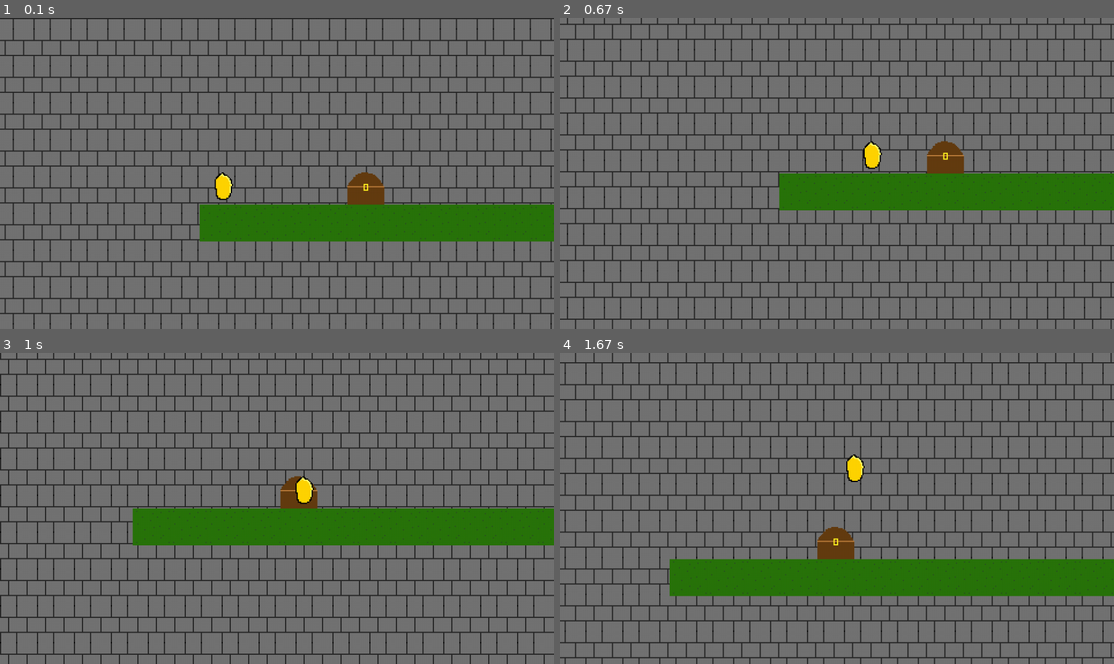
Above: before the commit, frames 1-4 (two rows, left to right).
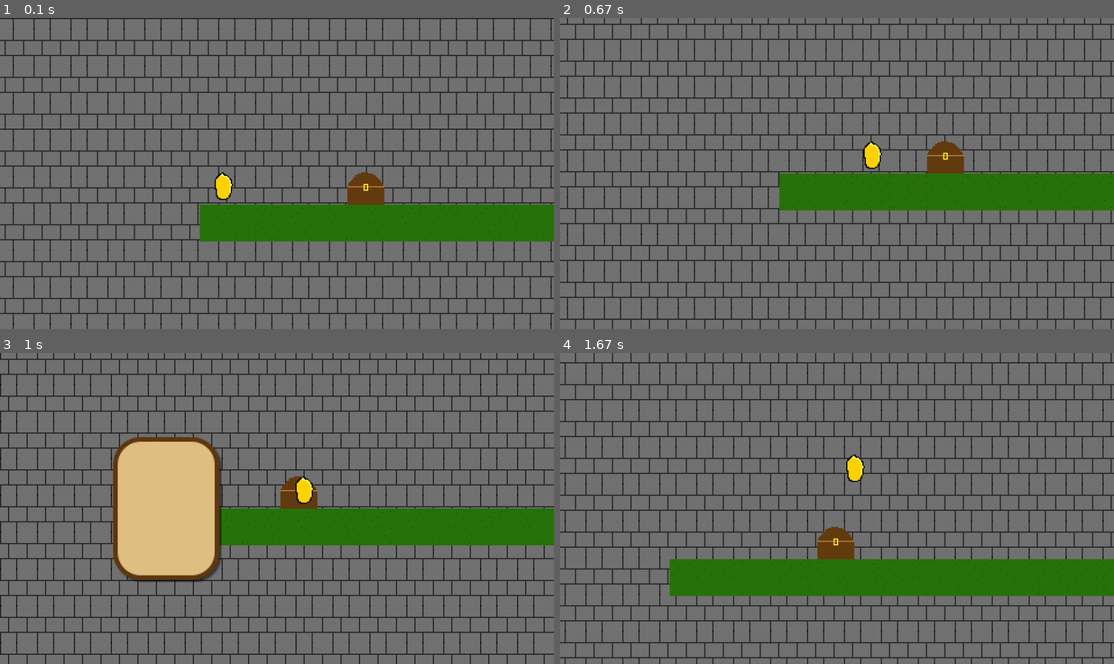
Above: after the commit, the same moments.

Repository: Firedan1176/Pygame-Platformer
Game: pygame game, started from game.py
Same seed, same stepped clock (60 frames per second), same inputs: the game is played once before the commit and once after it.
Inputs:
- Up to frame 1 (0.1 s): no input
- Up to frame 2 (0.67 s): hold E from 0.33 s (still down); hold Right from 0.33 s (still down)
- Up to frame 3 (1 s): release E at 0.8 s; release Right at 0.8 s; tap E at 0.83 s
- Up to frame 4 (1.67 s): tap E at 1.17 s; tap Space at 1.5 s

Frames 1-2 are identical in both runs. In frame 3, 8.7% of the frame differs, in the area x 20-40%, y 27-74%; in frame 4, nothing differs.

Commit message:
Chest, 9slice, ModalWindow
Added a Chest object that can be opened with interaction key. Modified physics to call callbacks using a collisionData tuple list that sends both the object reference and its normal.  Added 9-slice type to sprite loading. Added ModalWindow object to UI class.

Diff:
--- a/game.py
+++ b/game.py
@@ -8,16 +8,16 @@
 import sys
 import ui
 from pygame.locals import *
+from local import *
 from objects import *
 import player
 import objects
 import sprite2
 
+if not __name__ == "__main__":
+    sys.exit(0)
+
 pygame.init()
-
-SCREENWIDTH = 480
-SCREENHEIGHT = 270
-SCALEFACTOR = 2
 
 gameScreen = pygame.Surface((SCREENWIDTH, SCREENHEIGHT))
 display = pygame.display.set_mode((SCREENWIDTH * SCALEFACTOR, SCREENHEIGHT * SCALEFACTOR))
@@ -25,8 +25,14 @@
 
 clock = pygame.time.Clock()
 
+
+#####Debug stuff here
+
 scene = loading.load("test_map02")
 
+
+
+#####
 camera = Camera(15)
 camera.setTarget(player.getPlayer())
 
--- a/graphics.py
+++ b/graphics.py
@@ -7,11 +7,11 @@
 
 class Camera(GameObject):
 
+    targetSpeed = 0.2
 
     def __init__(self, z = 15):
         super().__init__(z)
         self.target = None #Call setTarget to set a target for the camera to follow
-        self.targetSpeed = 0.2
 
     #TODO: Add chunking of objects for complex scenes
     def render(self, display):
@@ -20,14 +20,14 @@
 
             #Smooth camera movement
             #TODO: Add borders for edges of map???
-            goal = (self.target.position - screen_center) / (self.target.z)
+            goal = (self.target.position - screen_center) / self.target.z
             self.position = Vector2.lerp(self.position, goal, self.targetSpeed)
 
 
         for obj in objects.getObjectsOfType(GameObject):
             #Excluded GameObjects
             if obj.__class__ in [Camera]: continue
-            if obj.visible and obj.tex and obj.z < self.z:
+            if obj.visible and obj.z < self.z:
                 #Reorient the position
                 new_pos = Vector2(obj.position.x, display.get_height() - obj.position.y - obj.scale.y)
 
@@ -35,7 +35,7 @@
                 new_pos -= Vector2(self.position.x, -self.position.y) * obj.z
 
 
-                display.blit(obj.tex, new_pos)
+                display.blit(obj.getSprite(), new_pos)
 
     """Set the target of the camera to follow a GameObject"""
     def setTarget(self, obj):
--- a/loading.py
+++ b/loading.py
@@ -18,7 +18,8 @@
 CLASSES = {
         "GameObject":objects.GameObject,
         "Entity":objects.Entity,
-        "Player":player.Player
+        "Player":player.Player,
+        "Chest":objects.Chest
     }
 #Ignore these keywords in the json
 IGNORE_TYPES = ["version"]
@@ -69,11 +70,11 @@
         _obj.scale = scale
 
         #Set tex to straight magenta to indicate errors if not loaded
-        _obj.tex = pygame.Surface(_obj.scale)
-        _obj.tex.fill((255, 0, 255))
+        _obj.sprite = pygame.Surface(_obj.scale)
+        _obj.sprite.fill((255, 0, 255))
         for _key, _value in self._attribs.items():
             if _key == "tex":
-                _obj.tex = sprite2.loadSprite(_value, texmode, scale)
+                _obj.sprite = sprite2.loadSprite(_value, texmode, scale)
             else: setattr(_obj, _key, _value)
 
         return _obj
--- /dev/null
+++ b/local.py
@@ -0,0 +1,3 @@
+SCREENWIDTH = 480
+SCREENHEIGHT = 270
+SCALEFACTOR = 2
--- a/objects.py
+++ b/objects.py
@@ -3,6 +3,7 @@
 import utils
 import physics
 import sprites
+import ui
 
 scene_gameobjects = []
 
@@ -48,6 +49,9 @@
         elif type(dx) == int and type(dy) == int:
             self.position += Vector2(dx,dy)
 
+    def getSprite(self):
+        return self.sprite
+
 """
 Object which has physics interactions
 """
@@ -61,6 +65,54 @@
 
         def __str__(self):
             return "Entity " + str(self.position)
+
+"""
+An entity that holds objects for the player.
+"""
+class Chest(Entity):
+    def __init__(self, z = 1, position = Vector2(0, 0), items = [], capacity = 32):
+        super().__init__(z, position, Vector2(32, 2), True, False, Vector2(0, 0))
+        self._items = items
+        self.opened = False
+        self.window = ui.ModalWindow(pos = "center", size = (96, 128))
+        self.window.offsetPosition((-96, 0))
+        self.window.visible = False
+
+    def __str__(self):
+        return "Chest " + str(self.position)
+
+    """Add an item to the Chest. Returns True if successfully added."""
+    def addItem(self, item):
+        if len(self._items) == self.capacity:
+            return False
+        self._items += item
+        return True
+
+    """Removes an item from the Chest. Returns True if successfully removed."""
+    def removeItem(self, item):
+        if item in self._items:
+            self._items.remove(item)
+            return True
+        return False
+
+    def updateWindow(self):
+        for item in self._items:
+            pass
+            #TODO: parent items to the ModalWindow as Text objects
+
+    def interact(self, player):
+        if not self.opened:
+            player.frozen = True
+            print("Open chest!")
+            self.updateWindow()
+            self.window.visible = True
+            self.opened = True
+        else:
+            player.frozen = False
+            print("Close chest!")
+            self.window.visible = False
+            self.opened = False
+
 
 #Returns sublist of scene_gameobjects if it's the same classtype or one of its inherited are
     #i.e. Entity will return all entities and classes that inherit from Entity (i.e. Player, Enemy, etc.)
--- a/physics.py
+++ b/physics.py
@@ -28,33 +28,45 @@
         obj.velocity += gravity
         obj.velocity.y = utils.clamp(-terminal_velocity, terminal_velocity, obj.velocity.y)
         obj.position.x += obj.velocity.x
-        col_normal = Vector2(0, 0)
+        collisionData = []
         for col in getCollisions(obj, phys_objs):
-            if not col.collisions:
-                #Do not apply collisions, trigger type only
-                continue
+            data = (col, Vector2(0, 0))
+            collisionData.append(data)
             #Moving right? obj's right side = collider's left side
             if obj.velocity.x > 0:
-                obj.position.x = col.position.x - obj.scale.x
-                obj.velocity.x = 0
-                col_normal.x = 1
+                if col.collisions:
+                    obj.velocity.x = 0
+                    obj.position.x = col.position.x - obj.scale.x
+                data[1].x = 1
             elif obj.velocity.x < 0:
-                obj.velocity.x = 0
-                obj.position.x = col.position.x + col.scale.x
-                col_normal.x = -1
+                if col.collisions:
+                    obj.velocity.x = 0
+                    obj.position.x = col.position.x + col.scale.x
+                data[1].x = -1
         obj.position.y += obj.velocity.y
+
         for col in getCollisions(obj, phys_objs):
-            if not col.collisions:
-                #Do not apply collisions, trigger type only
-                continue
+            data = None
+            for x in collisionData:
+                if col == x[0]:
+                    data = x
+                    break
+            if not data:
+                data = (col, Vector2(0, 0))
+                collisionData.append(data)
+
             if obj.velocity.y > 0:
-                obj.velocity.y = 0
-                obj.position.y = col.position.y - obj.scale.y
-                col_normal.y = 1
+                if col.collisions:
+                    obj.velocity.y = 0
+                    obj.position.y = col.position.y - obj.scale.y
+                data[1].y = 1
             elif obj.velocity.y < 0:
-                obj.velocity.y = 0
-                obj.position.y = col.position.y + col.scale.y
-                col_normal.y = -1
+                if col.collisions:
+                    obj.velocity.y = 0
+                    obj.position.y = col.position.y + col.scale.y
+                data[1].y = -1
 
+        obj.collisionData = collisionData
+        #Call functions
         for callback in obj.collisionCallbacks:
-            callback(col_normal)
+            callback(collisionData)
--- a/player.py
+++ b/player.py
@@ -10,14 +10,31 @@
 class Player(objects.Entity):
 
     speed = 5
+    frozen = False
     jumpSpeed = 10
     inertia = 0.1   #Higher value stops player movement faster
     jump_off_wall = True
     wallFriction = 0.6 #0-1. Higher value causes less friction
 
+    def __init__(self, z = 10):
+        super().__init__(z)
+        self.static = False
+        self.jumped = False
+        self.wall_hug = False
+        inputcontrol.createAxis("Move Horizontal", K_RIGHT, K_LEFT, self.move)
+        inputcontrol.createInput("Attack", 1, KEYDOWN, self.attack)
+        inputcontrol.createInput("Jump", K_SPACE, KEYDOWN, self.jump)
+        inputcontrol.createInput("Interact", K_e, KEYDOWN, self.interact)
+        self.collisionCallbacks.append(self.checkJump)
+
     """Applies velocity to the player from raw input"""
     def move(self, val):
-        self.velocity = Vector2.lerp(self.velocity, Vector2(val * self.speed, self.velocity.y), self.inertia)
+        if self.frozen:
+            #Move to a stop
+            self.velocity = Vector2.lerp(self.velocity, Vector2(0, 0), self.inertia)
+        else:
+            #Regular movement
+            self.velocity = Vector2.lerp(self.velocity, Vector2(val * self.speed, self.velocity.y), self.inertia)
 
     def jump(self, val):
         if self.wall_hug:
@@ -28,25 +45,23 @@
         self.jumped = True
         self.velocity = Vector2(self.velocity.x, self.jumpSpeed)
 
-    def checkJump(self, val):
-        #Reset jumped if landed on a flat surface
-        if val.y == -1:
-            self.jumped = False
-        if val.x != 0:
-            self.wall_hug = val.x
-            self.velocity.y *= self.wallFriction
-        else: self.wall_hug = None
+    def checkJump(self, collisions):
+        for pair in collisions:
+            if pair[0].collisions:
+                #Reset jumped if landed on a flat surface
+                if pair[1][1] == -1:
+                    self.jumped = False
+                #Hugging a wall right now
+                if pair[1][0] != 0:
+                    self.wall_hug = pair[1][0]
+                    self.velocity.y *= self.wallFriction
+                else: self.wall_hug = None
 
     def attack(self, x):
         print("Attack!")
 
-
-    def __init__(self, z = 10):
-        super().__init__(z)
-        self.static = False
-        self.jumped = False
-        self.wall_hug = False
-        inputcontrol.createAxis("Move Horizontal", K_RIGHT, K_LEFT, self.move)
-        inputcontrol.createInput("Attack", 1, KEYDOWN, self.attack)
-        inputcontrol.createInput("Jump", K_SPACE, KEYDOWN, self.jump)
-        self.collisionCallbacks.append(self.checkJump)
+    def interact(self, val):
+        for pair in self.collisionData:
+            if not pair[0].collisions:
+                pair[0].interact(self)
+                break #Remove this line to have multi-entity interactions
--- a/sprite2.py
+++ b/sprite2.py
@@ -2,8 +2,10 @@
 
 loadedSprites = {}
 
-"""Load a sprite. Mode can be None, 'stretch', or 'tile', where scale is the size of the object."""
-def loadSprite(filename, mode = None, scale = None):
+"""Load a sprite. Mode can be None, 'stretch', 'tile', or '9slice',
+where scale is the size of the object. Set exclude to True to exclude it from the
+sprite list. Use this when scaling sprites every frame, etc."""
+def loadSprite(filename, mode = None, scale = None, exclude = False):
     if filename in loadedSprites:
         return loadedSprites[filename]
 
@@ -20,9 +22,46 @@
 
         elif mode == "stretch" and scale:
             raise NotImplementedError()
+        elif mode == "9slice" and scale:
+            sourceSize = _surf.get_size()
+            cellSize = tuple(x // 3 for x in sourceSize)
+            #Clamp the size to be >= minimum cellSize
+            scale = (scale[0] if scale[0] > cellSize[0] * 2 else cellSize[0] * 2, scale[1] if scale[1] > cellSize[1] * 2 else cellSize[1] * 2)
+
+            #Final result
+            joint = pygame.Surface(scale, flags = pygame.SRCALPHA)
+
+            #Top, Bottom, Left, Right
+            horzSurf = pygame.Surface((cellSize[0], sourceSize[1]), flags = pygame.SRCALPHA)
+            vertSurf = pygame.Surface((sourceSize[0], cellSize[0]), flags = pygame.SRCALPHA)
+
+            #Topleft, Topright, Bottomleft, Bottomright
+            joint.blit(_surf, (0, 0), area = pygame.Rect((0, 0), tuple(x // 3 for x in sourceSize)))
+            joint.blit(_surf, (scale[0] - cellSize[0], 0), area = pygame.Rect((cellSize[0] * 2, 0), tuple(x // 3 for x in sourceSize)))
+            joint.blit(_surf, (0, scale[1] - cellSize[1]), area = pygame.Rect((0, (cellSize[1] * 2)), tuple(x // 3 for x in sourceSize)))
+            joint.blit(_surf, (scale[0] - cellSize[0], scale[1] - cellSize[1]), area = pygame.Rect((cellSize[0] * 2, cellSize[1] * 2), tuple(x // 3 for x in sourceSize)))
+
+            horzSurf.blit(_surf, (0, 0), area = pygame.Rect((cellSize[0], 0), (cellSize[0], sourceSize[1])))
+            vertSurf.blit(_surf, (0, 0), area = pygame.Rect((0, cellSize[1]), (sourceSize[0], cellSize[1])))
+
+            horzSurf = pygame.transform.scale(horzSurf, (scale[0], sourceSize[1]))
+            vertSurf = pygame.transform.scale(vertSurf, (sourceSize[0], scale[1]))
+
+            midSurf = pygame.transform.scale(_surf, scale)
+
+            joint.blit(horzSurf, (cellSize[0], 0), area = pygame.Rect((cellSize[0], 0), (scale[0] - (cellSize[0] * 2), cellSize[1])))
+            joint.blit(horzSurf, (cellSize[0], scale[1] - cellSize[1]), area = pygame.Rect((cellSize[0], cellSize[1] * 2), (scale[0] - (cellSize[0] * 2), cellSize[1])))
+            joint.blit(vertSurf, (0, cellSize[1]), area = pygame.Rect((0, cellSize[1]), (cellSize[0], scale[1] - (cellSize[1] * 2))))
+            joint.blit(vertSurf, (scale[0] - cellSize[1], cellSize[1]), area = pygame.Rect((cellSize[0] * 2, cellSize[1]), (cellSize[0], scale[1] - (cellSize[1] * 2))))
+
+            #Center
+            joint.blit(midSurf, cellSize, area = pygame.Rect(cellSize, (scale[0] - cellSize[0] * 2, scale[1] - cellSize[1] * 2)))
+            _surf = joint
     except Exception as e:
         raise IOError('There was an error loading sprite \'' + filename + '\':\n' + str(e))
     else:
-        new_name = filename + ("_" + str(mode) if mode else "") + ("_" + str(scale) if scale else "")
-        loadedSprites[new_name] = _surf
+        #Add to master sprite list if it's wanted
+        if not exclude:
+            new_name = filename + ("_" + str(mode) if mode else "") + ("_" + str(scale) if scale else "")
+            loadedSprites[new_name] = _surf
         return _surf
--- a/ui.py
+++ b/ui.py
@@ -1,4 +1,6 @@
 import pygame
+import sprite2
+from local import *
 
 _uiElements = []
 """Class used to define UI elements on screen"""
@@ -10,6 +12,8 @@
         self._color = color
         self._surface.fill(color)
 
+        self.visible = True
+
         global _uiElements
         _uiElements.append(self)
 
@@ -20,6 +24,12 @@
         if not Panel in target._class_.mro():
             raise TypeError('Target parent must derive from Panel')
         self._parent = target
+
+    def offsetPosition(self, position):
+        self._rect = self._rect.move(position)
+
+    def setPosition(self, position):
+        self._rect.topleft = position
 
 class Text(Panel):
     def __init__(self, pos = (0, 0), text = "", textColor = (255, 255, 255), size = 1):
@@ -43,7 +53,32 @@
     def setPosition(self, position):
         self._rect = pygame.Rect(position[0], position[1], self._rect.w, self._rect.h)
 
+    def render(self, display):
+        display.blit(self._surface, self._rect)
+
+class ModalWindow(Panel):
+
+    GENERIC = "art/ui/modal_generic.png"
+
+
+    def __init__(self, pos = (0, 0), size = (96, 96), windowType = GENERIC):
+        #TODO: Expand these, add more stickies
+        if type(pos) == str:
+            displaySize = (SCREENWIDTH, SCREENHEIGHT)
+            if pos == "center":
+                pos = ((displaySize[0] / 2) - (size[0] / 2), (displaySize[1] / 2) - (size[1] / 2))
+        super().__init__(pygame.Rect(pos, size))
+        self._surface = sprite2.loadSprite(ModalWindow.GENERIC, mode = "9slice", scale = size)
+
+    def render(self, display):
+        display.blit(self._surface, self._rect)
+
+    def scale(self, size):
+        self._rect = self._rect.inflate(size)
+        self._surface = sprite2.loadSprite(ModalWindow.GENERIC, mode = "9slice", scale = self._rect.size, exclude = True)
+
+
 
 def render(display):
     for element in _uiElements:
-        display.blit(element._surface, element._rect)
+        if element.visible: element.render(display)
Binary file added: art/ui/modal_generic.png
Not shown, changed: database.dat
